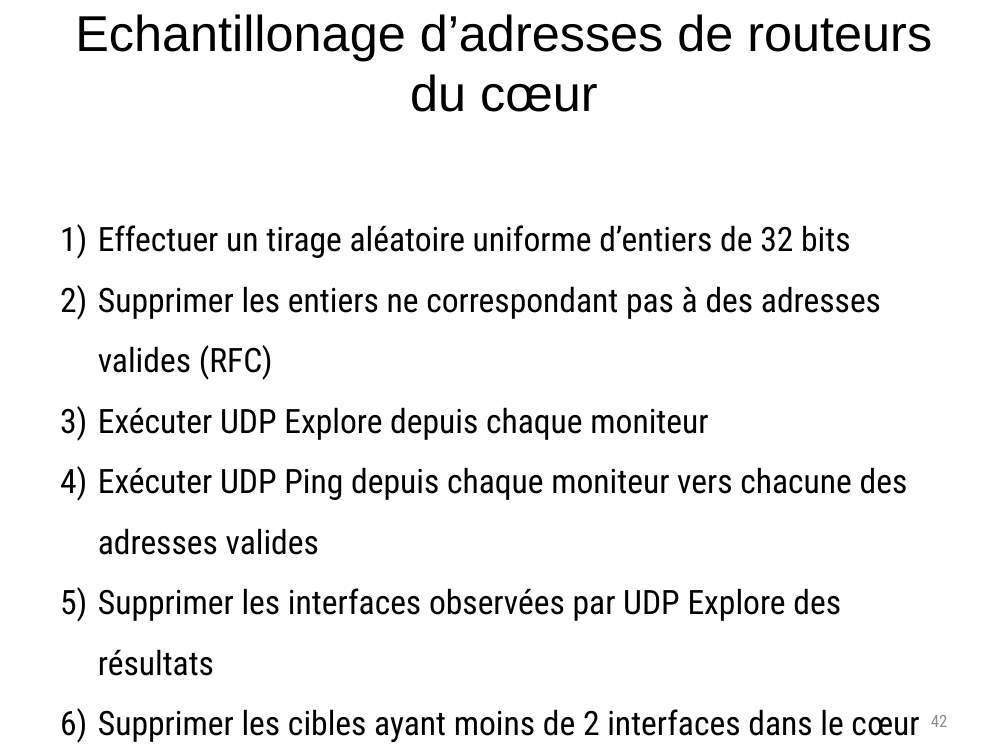
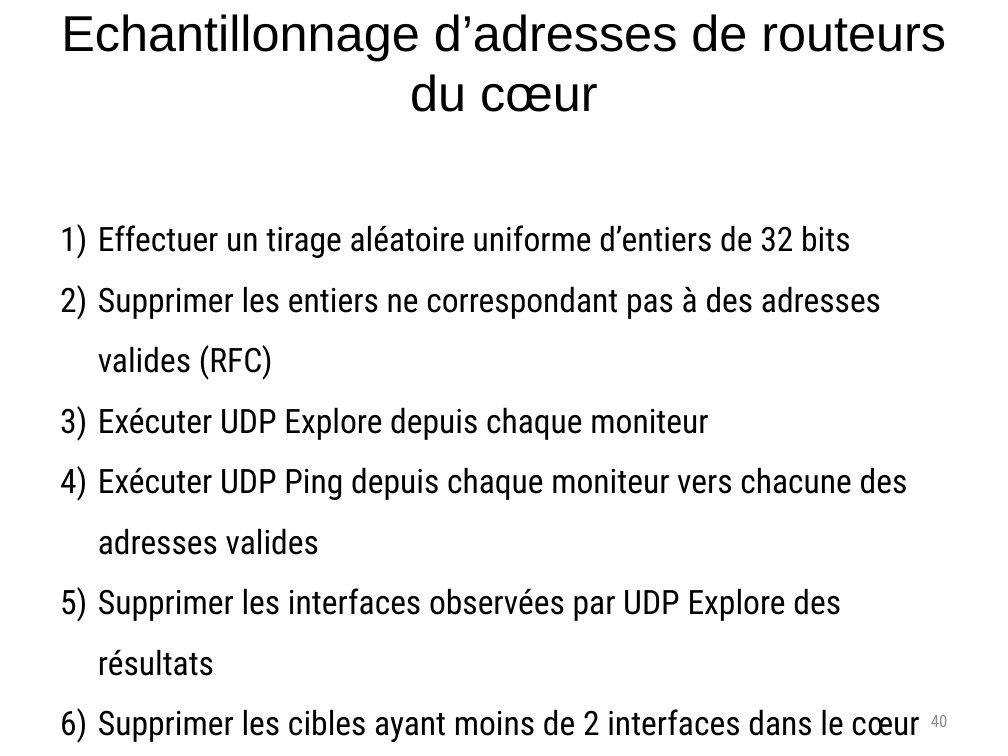
Before and after one commit to elierotenberg/my-thesis, a slide deck: slide 40 of slides.pptx (slide 42 before the commit). Drawn at 1008x756 pixels with LibreOffice and Linux fonts; fonts in the diff are those of the drawing. Boxes give left, top, right and bottom in pixels: in the first picture for what was removed or moved away, otherwise in the second. Text is boxed around its words. In the diff, an @@ line names an element or a change of style, - is before the commit and + after.

```diff
--- a/slides.pptx
+++ b/slides.pptx
@@ title at [61,14,946,112]: text changed @@
-Echantillonage d’adresses de routeurs du cœur
+Echantillonnage d’adresses de routeurs du cœur
@@ page number at [931,715,948,727]: text changed @@
-42
+40
```
Also in this commit, not shown: 3 other slides changed, 6 slides added, 1 other file.
